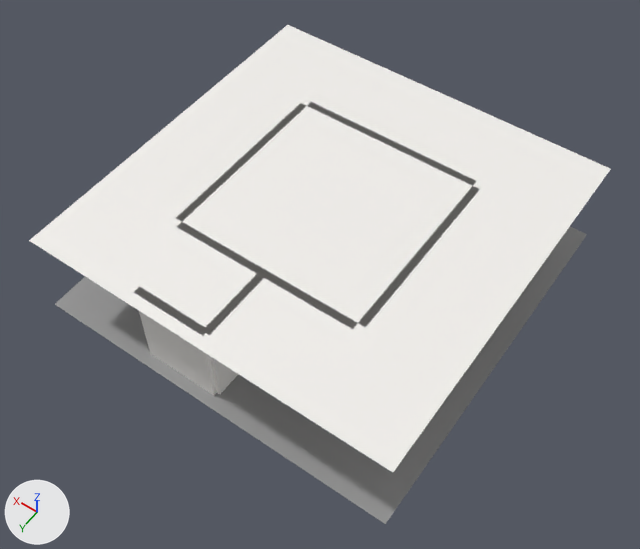
The Blender file blend/42899729.blend as it was, and as the next commit left it.
The view is the same before and after, from a 50 mm lens placed at (-8.22, 11.91, 18.24), pointed at (-0.24, 0.73, 0.67). The axes (+X, +Y, +Z) are drawn at lower left. The lights are the same throughout. The first picture is the older version.
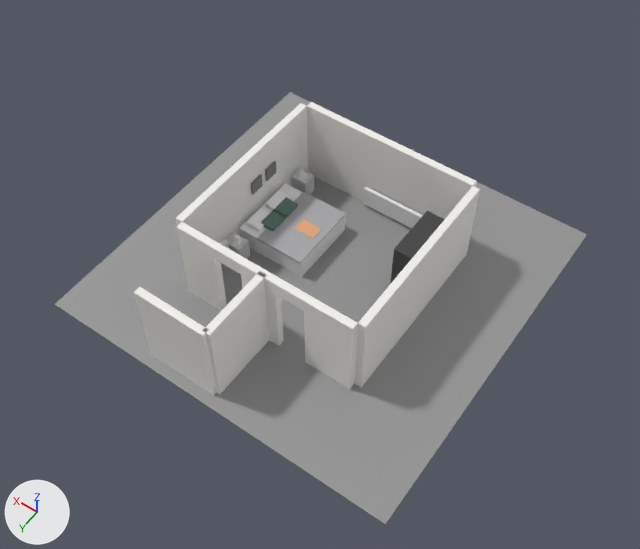
Pixel boxes (x1, y1, x2, y2) of what changed, in the pictures (640 x 549 px):
'Plane.001', hidden: before (29, 25, 611, 472)
'Cube.027', added: after (226, 233, 250, 259)
'Cone.001', added: after (231, 235, 242, 246)
'Plane', unchanged, uncovered by the edit: before (55, 227, 587, 524); after (55, 92, 587, 524)
'Cube.002', unchanged, uncovered by the edit: before (309, 102, 476, 186); after (307, 102, 477, 219)
'Cube.001', unchanged, uncovered by the edit: before (358, 186, 480, 327); after (354, 186, 480, 387)
'Cube', unchanged, uncovered by the edit: before (177, 103, 306, 221); after (176, 103, 308, 243)

The change, as a list of edits to the scene's bpy script:
```text
Change ob_plane_001:
    add ob_plane_001.hide_set(True)
Add ob_cone_001:
    ob_cone_001 = bpy.data.objects.new('Cone.001', me_cone.copy())  # the mesh of ob_cone
    ob_cone_001.location = (2.2, 1.05, 0.7)
Add ob_cube_027:
    ob_cube_027 = bpy.data.objects.new('Cube.027', me_cube_020.copy())  # the mesh of ob_cube_020
    ob_cube_027.location = (2.2, 1.05, 0.3)
```
